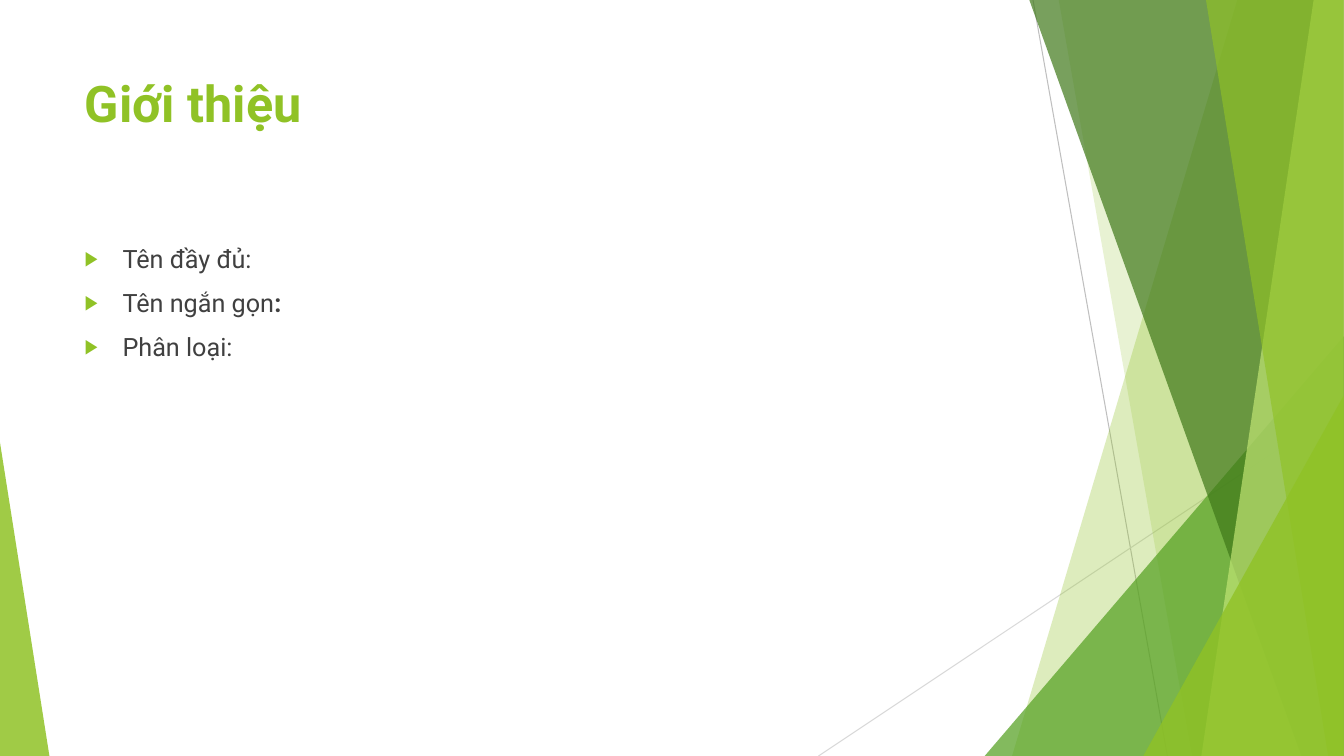
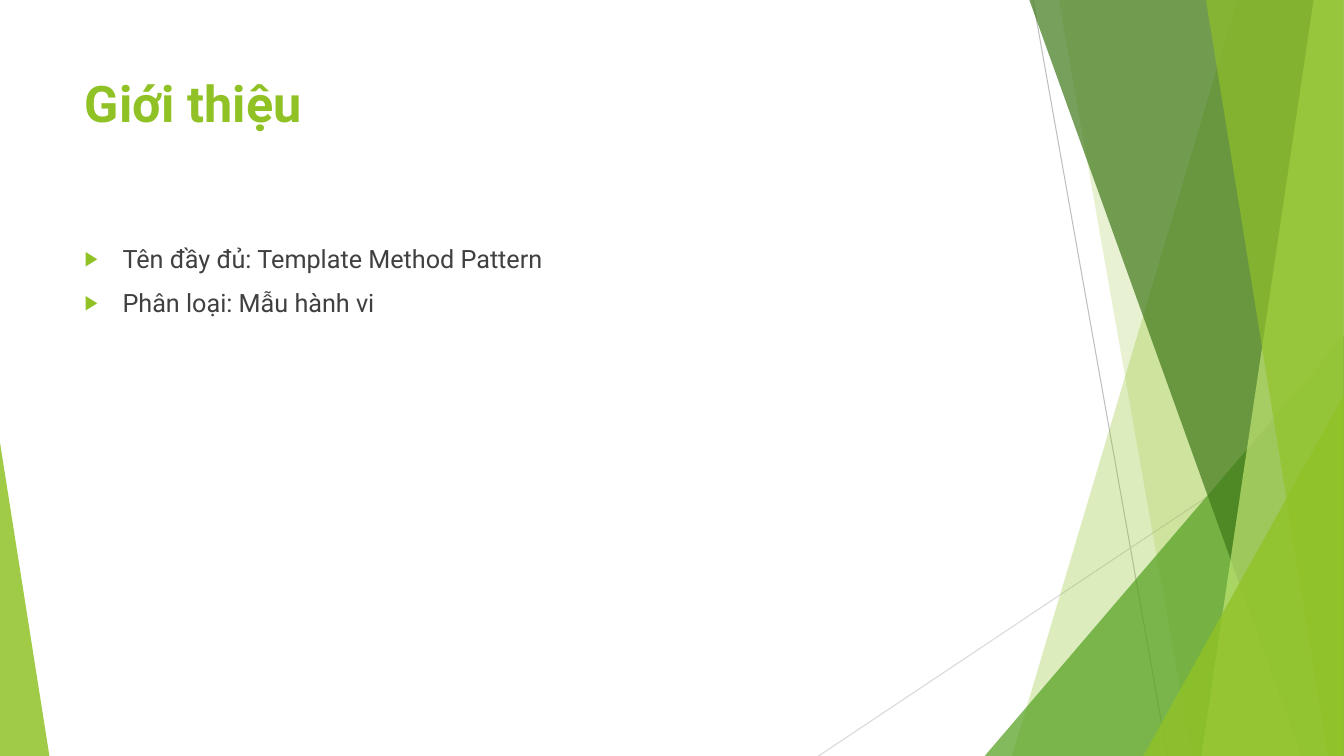
Before and after one commit to ChrisJamison/design_pattern, a slide deck: slide 2 of Báo cáo cuối kỳ/22. Template Method/Slide.pptx. Drawn at 1344x756 pixels with LibreOffice and Linux fonts; fonts in the diff are those of the drawing. Boxes give left, top, right and bottom in pixels: in the first picture for what was removed or moved away, otherwise in the second. Text is boxed around its words. In the diff, an @@ line names an element or a change of style, - is before the commit and + after.

Commit message:
Update mẫu template.

```diff
--- a/Báo cáo cuối kỳ/22. Template Method/Slide.pptx
+++ b/Báo cáo cuối kỳ/22. Template Method/Slide.pptx
@@ text at box(123, 247, 543, 317): text changed @@
-▶ Tên đầy đủ:
-▶ Tên ngắn gọn:
-▶ Phân loại:
+▶ Tên đầy đủ: Template Method Pattern
+▶ Phân loại: Mẫu hành vi
```
Also in this commit, not shown: 8 other slides changed, 1 slide removed, 3 other files.
